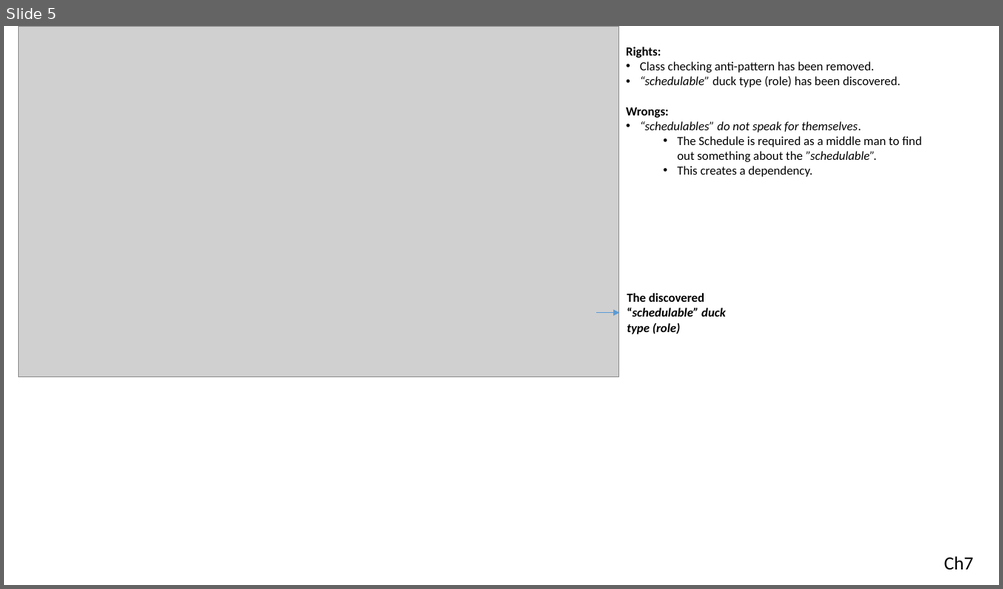
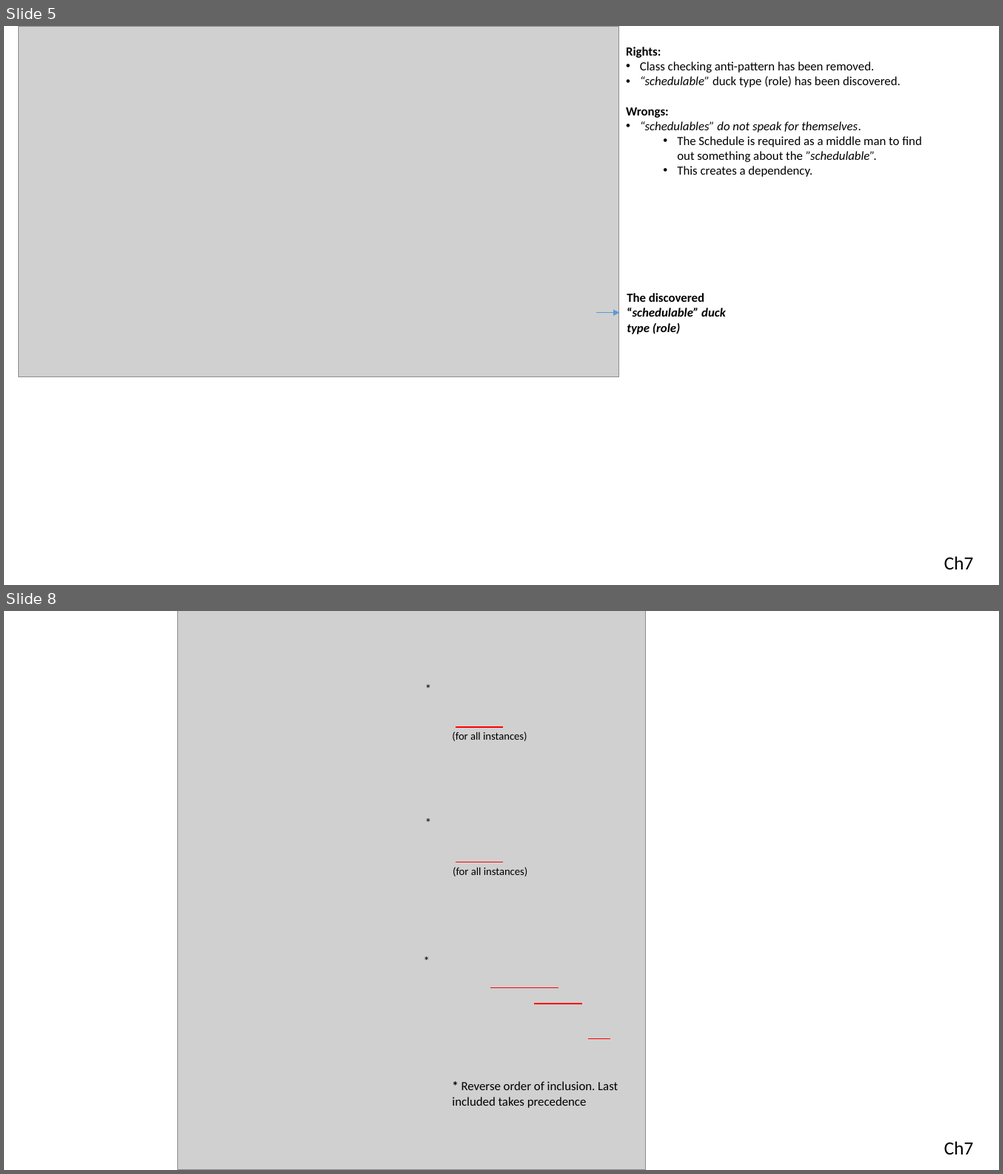
Before and after one commit to serodriguez68/poodr-notes, a slide deck: images_editables/poodr_image_editables.pptx. Shown one above the other, each under a label of ours: slide 5 before the commit, slides 5 and 8 after it; the slides between them are not shown. The pictures are 1003x589 and 1003x1174 pixels, drawn with LibreOffice and Linux fonts; fonts in the diff are those of the drawing; grey boxes stand for pictures. Boxes give left, top, right and bottom in pixels: in the first picture for what was removed or moved away, otherwise in the second. Text is boxed around its words. In the diff, an @@ line names an element or a change of style, - is before the commit and + after.

```diff
--- a/images_editables/poodr_image_editables.pptx
+++ b/images_editables/poodr_image_editables.pptx
@@ slide 8 added at (4, 611, 999, 1170), background #FFFFFF @@
@@ picture added at (178, 611, 646, 1170) @@
@@ text added at (418, 678, 601, 700), 12 pt, text #000000 @@
+*
@@ text added at (452, 732, 527, 741), 10.5 pt, text #000000 @@
+(for all instances)
@@ line added from (455, 727) to (504, 727), #FF0000 1 pt @@
@@ text added at (418, 812, 601, 834), 12 pt, text #000000 @@
+*
@@ text added at (452, 867, 528, 877), 10.5 pt, text #000000 @@
+(for all instances)
@@ line added from (455, 863) to (504, 863), #FF0000 1 pt @@
@@ text added at (416, 950, 600, 972), 12 pt, text #000000 @@
+*
@@ line added from (490, 988) to (558, 988), #FF0000 1 pt @@
@@ line added from (535, 1004) to (582, 1004), #FF0000 1 pt @@
@@ line added from (588, 1039) to (610, 1039), #FF0000 1 pt @@
@@ text added at (452, 1082, 617, 1108), 12 pt, text #000000 @@
+* Reverse order of inclusion. Last included takes precedence
@@ text added at (944, 1142, 973, 1155), 18 pt, text #000000 @@
+Ch7
```
Also in this commit, not shown: 2 other slides added, 3 other files.
